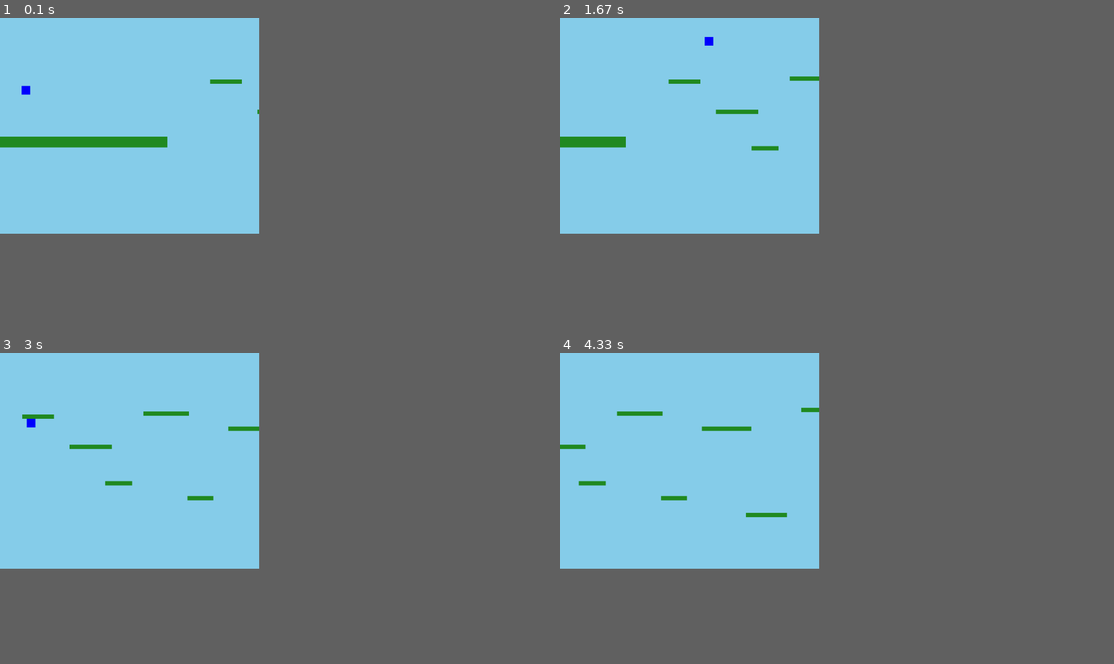
Above: before the commit, frames 1-4 (two rows, left to right).
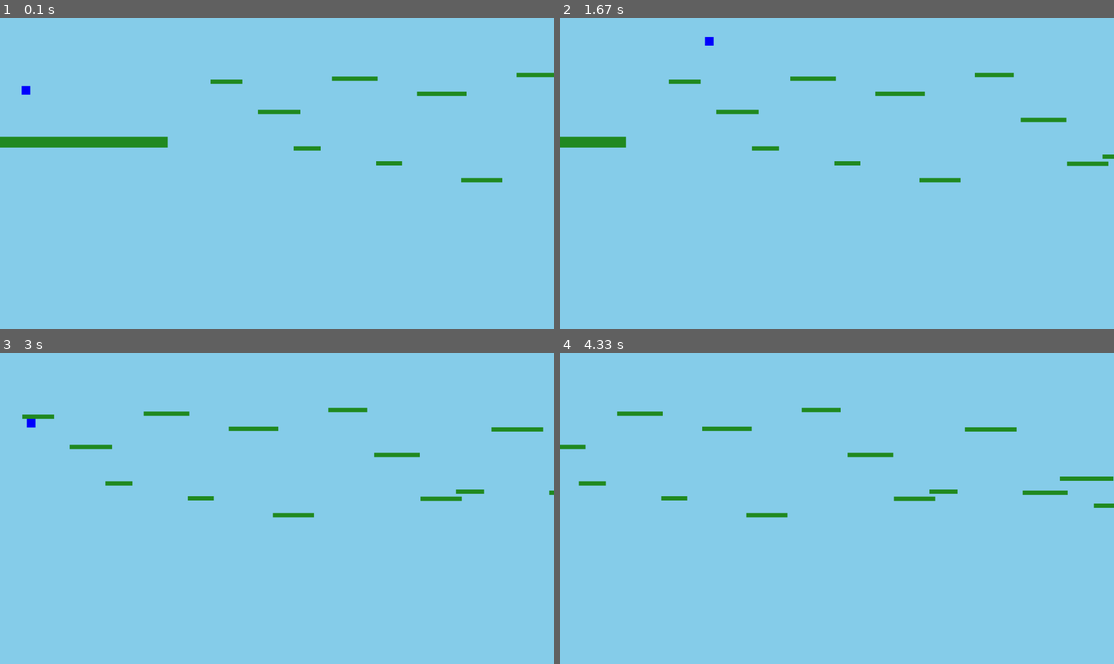
Above: after the commit, the same moments.

Repository: HunterWildClaw/NH_CP2
Game: pygame game, started from personal/pygame_experimenting.py
Two runs of this game, one before a commit and one after it. Both use one fixed random seed, a clock stepped at 60 frames per second and the inputs below.
Inputs:
- Up to frame 1 (0.1 s): no input
- Up to frame 2 (1.67 s): hold Right 0.33-0.8 s; hold Up 0.83-1.13 s; tap Space at 0.9, 1.23, 1.53 s; hold Right 1.17-1.63 s
- Up to frame 3 (3 s): hold Left 1.67-2.2 s; tap Space at 1.73, 2.03, 2.3, 2.6, 2.73 s; hold Left 2.23-2.63 s; hold Up from 2.67 s (still down)
- Up to frame 4 (4.33 s): release Up at 3.03 s; hold Right 3.07-3.7 s; tap Space at 3.13, 3.43, 3.8, 4.1, 4.3 s; hold Left 3.73-4.2 s; hold Right from 4.23 s (still down)
In our replay, the window is 421x351 before the commit and 900x506 after it. These sizes can differ from the game's own. Grey fills any space a smaller window leaves; there, only what the larger window draws over its background counts as a difference.

The runs differ from the first frame. In frame 1, 0.9% of the frame differs, in the area x 0-100%, y 17-53%; in frame 2, 0.9%; in frame 3, 0.9%; in frame 4, 1.0%.

Commit message:
commiting

Diff:
--- a/personal/pygame_experimenting.py
+++ b/personal/pygame_experimenting.py
@@ -3,7 +3,7 @@
 
 pygame.init()
 
-SCREEN_WIDTH, SCREEN_HEIGHT = 1200, 1000
+SCREEN_WIDTH, SCREEN_HEIGHT = 2560, 1440
 FPS = 60
 GRAVITY = 1
 JUMP_HEIGHT = -20
@@ -18,9 +18,8 @@
 pygame.display.set_caption("Auto-Scrolling Platformer")
 clock = pygame.time.Clock()
 
-
 class Player:
-    def __init__(self):      # x pos, y pos, x width, y height
+    def __init__(self):    # x pos, y pos, x width, y height
         self.rect = pygame.Rect(100, 300, 40, 40)
         self.vel_y = 0
         self.on_ground = False
